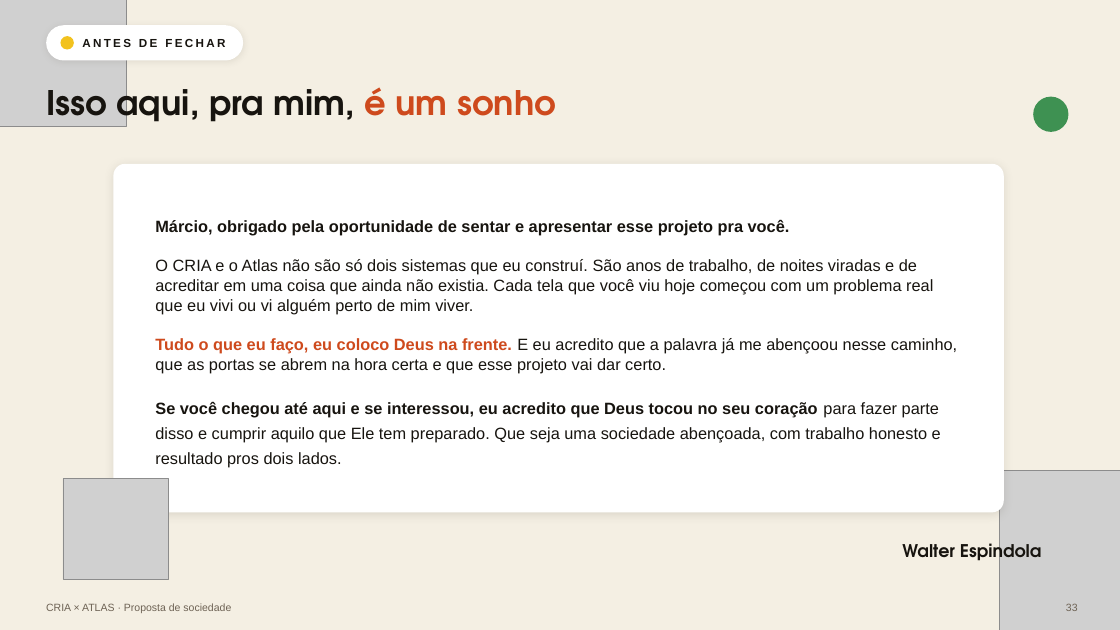
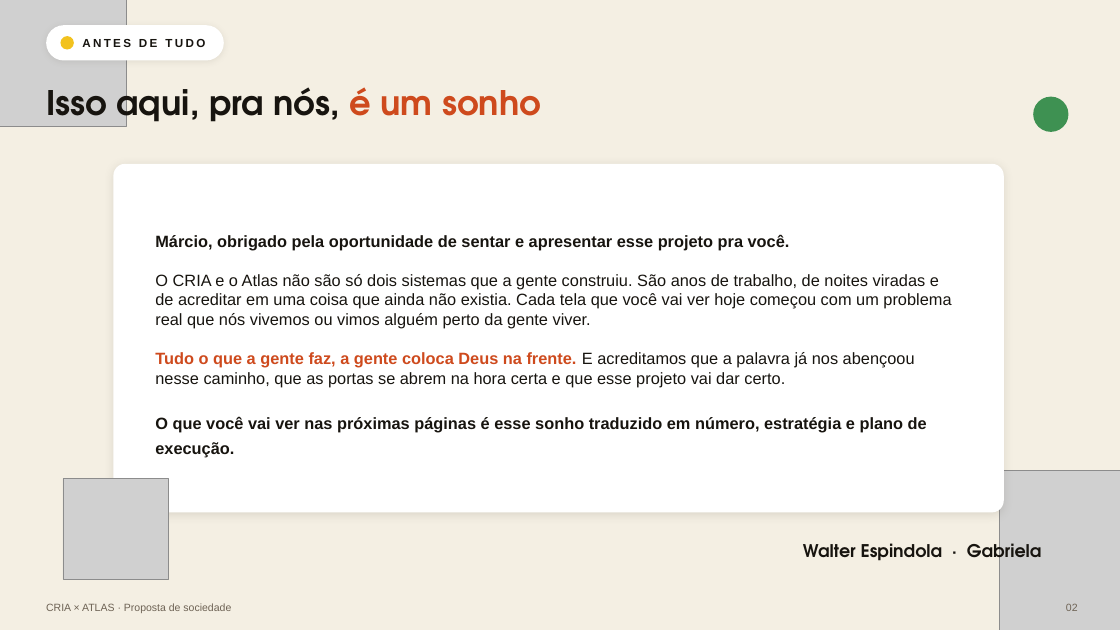
Before and after one commit to walterespindolaa/criador-estudio, a slide deck: slide 2 of CRIA/apresentacoes/CRIA-x-Atlas-Proposta-Sociedade.pptx (slide 33 before the commit). Drawn at 1120x630 pixels with LibreOffice and Linux fonts; fonts in the diff are those of the drawing; grey boxes stand for pictures. Boxes give left, top, right and bottom in pixels: in the first picture for what was removed or moved away, otherwise in the second. Text is boxed around its words. In the diff, an @@ line names an element or a change of style, - is before the commit and + after.

```diff
--- a/CRIA/apresentacoes/CRIA-x-Atlas-Proposta-Sociedade.pptx
+++ b/CRIA/apresentacoes/CRIA-x-Atlas-Proposta-Sociedade.pptx
@@ rounded rectangle: place and size @@
-rounded rectangle at [46,25,244,60]
+rounded rectangle at [46,25,224,60]
@@ text at [82,39,205,47]: text changed @@
-ANTES DE FECHAR
+ANTES DE TUDO
@@ text at [46,78,541,127]: text changed @@
-Isso aqui, pra mim, é um sonho
+Isso aqui, pra nós, é um sonho
@@ text at [155,234,951,458]: text changed @@
-Márcio, obrigado pela oportunidade de sentar e apresentar esse projeto pra você.
-O CRIA e o Atlas não são só dois sistemas que eu construí. São anos de trabalho, de noites viradas e de acreditar em uma coisa que ainda não existia. Cada tela que você viu hoje começou com um problema real que eu vivi ou vi alguém perto de mim viver.
-Tudo o que eu faço, eu coloco Deus na frente. E eu acredito que a palavra já me abençoou nesse caminho, que as portas se abrem na hora certa e que esse projeto vai dar certo.
-Se você chegou até aqui e se interessou, eu acredito que Deus tocou no seu coração para fazer parte disso e cumprir aquilo que Ele tem preparado. Que seja uma sociedade abençoada, com trabalho honesto e resultado pros dois lados.
+Márcio, obrigado pela oportunidade de sentar e apresentar esse projeto pra você.
+O CRIA e o Atlas não são só dois sistemas que a gente construiu. São anos de trabalho, de noites viradas e de acreditar em uma coisa que ainda não existia. Cada tela que você vai ver hoje começou com um problema real que nós vivemos ou vimos alguém perto da gente viver.
+Tudo o que a gente faz, a gente coloca Deus na frente. E acreditamos que a palavra já nos abençoou nesse caminho, que as portas se abrem na hora certa e que esse projeto vai dar certo.
+O que você vai ver nas próximas páginas é esse sonho traduzido em número, estratégia e plano de execução.
@@ text at [803,538,1042,564]: text changed @@
-Walter Espindola
+Walter Espindola · Gabriela
@@ text at [1066,604,1078,611]: text changed @@
-33
+02
```
Also in this commit, not shown: 32 other slides changed, 1 slide added, 1 other file.
